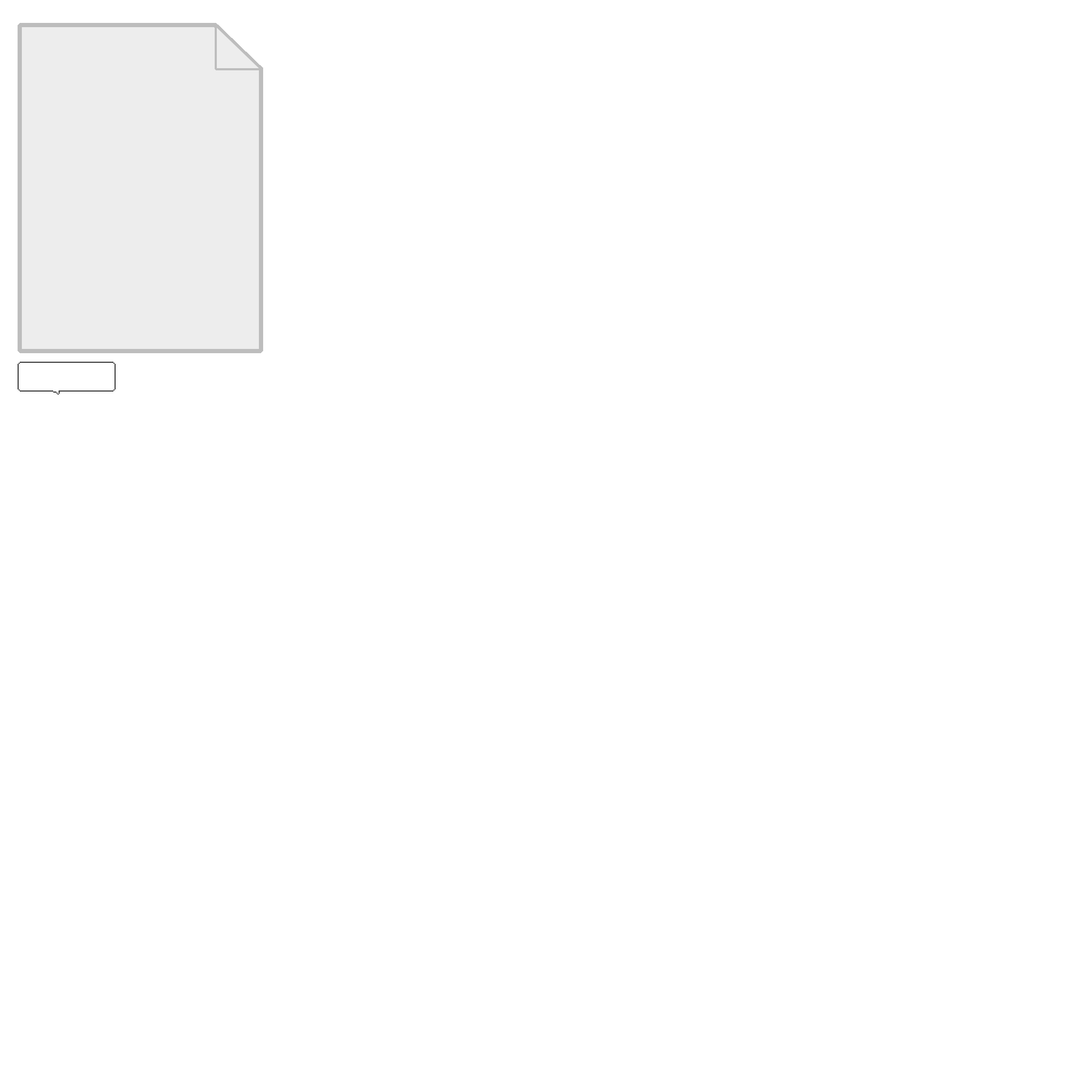
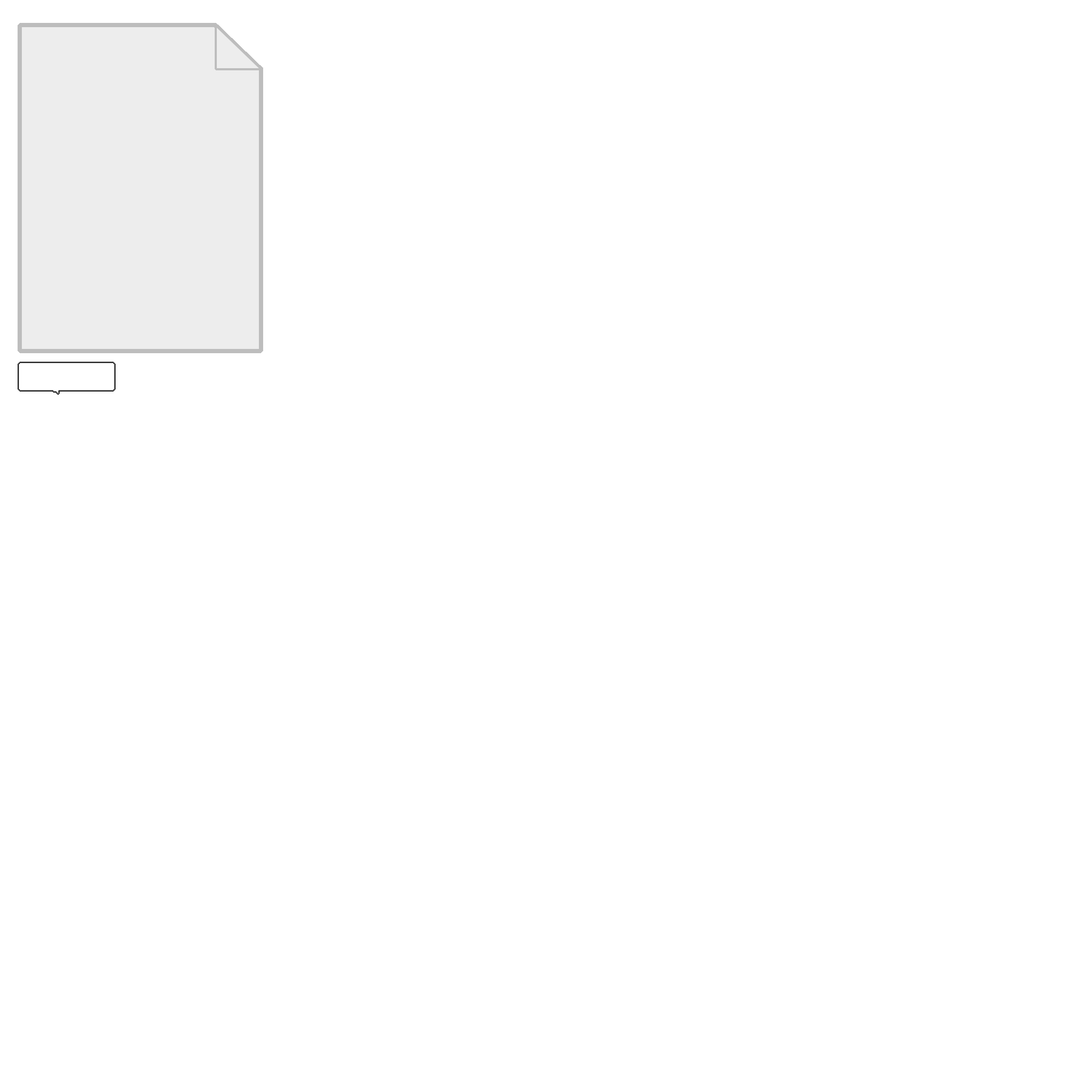
Comparing the layer stacks of the two (1091, 1091) images. Changes:
added layer "Outline" (59%) in group "PlayerChatBubble" over [17, 361, 116, 395]
